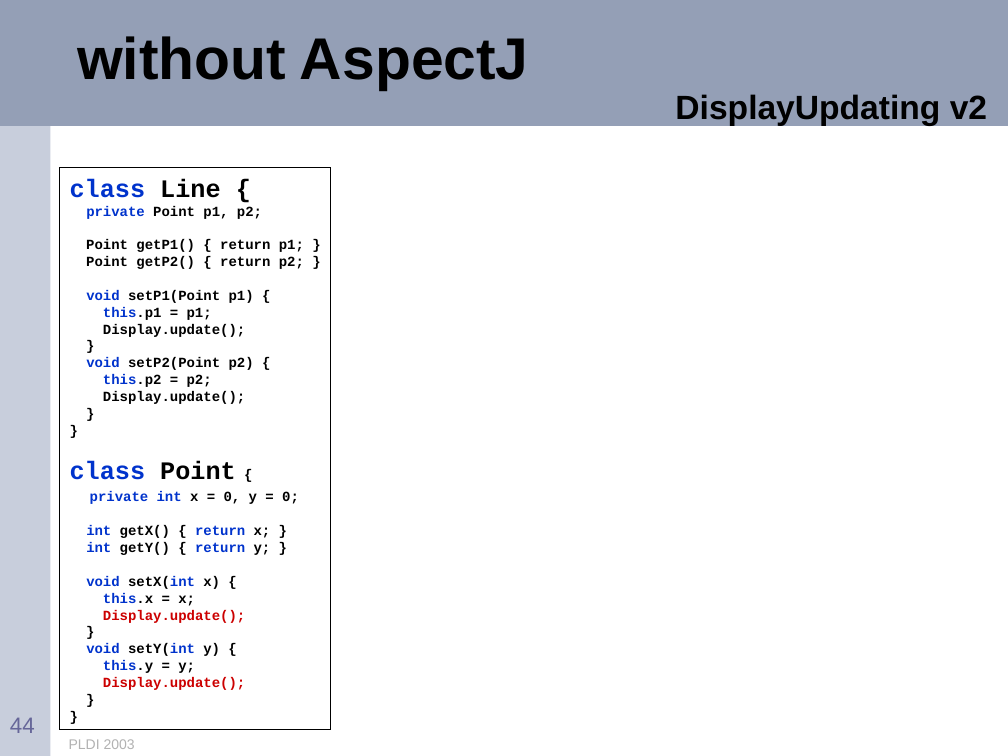
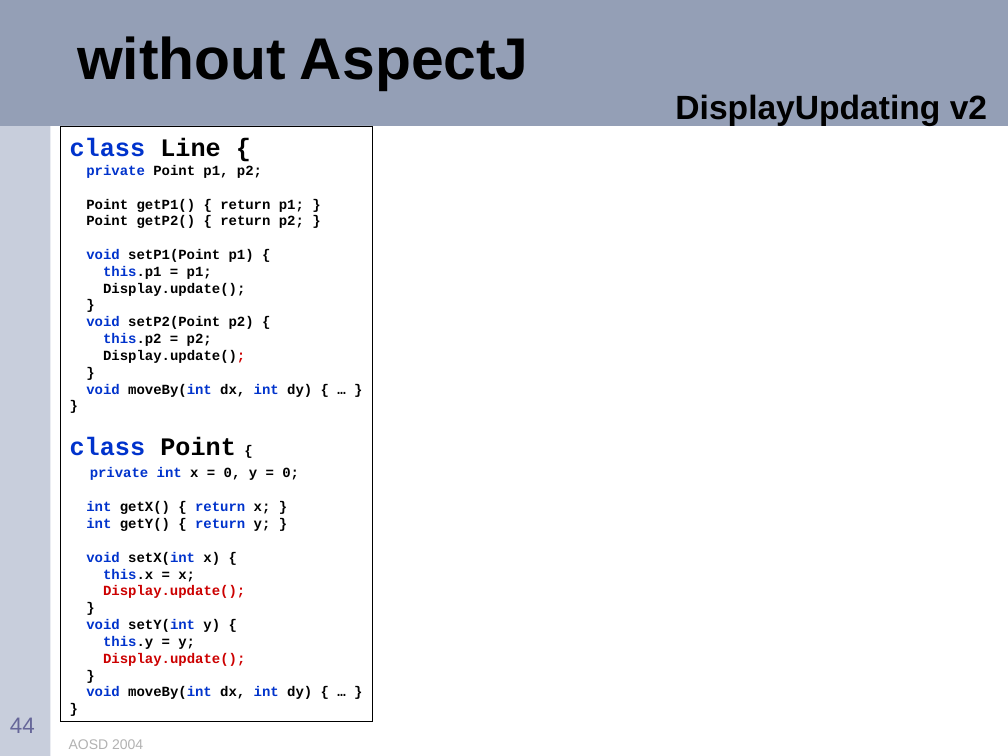
Before and after one commit to eclipse-aspectj/aspectj, a slide deck: slide 44 of docs/teaching/tutorial.ppt. Drawn at 1008x756 pixels with LibreOffice and Linux fonts; fonts in the diff are those of the drawing. Boxes give left, top, right and bottom in pixels: in the first picture for what was removed or moved away, otherwise in the second. Text is boxed around its words. In the diff, an @@ line names an element or a change of style, - is before the commit and + after.

Commit message:
updated tutorial for AOSD 2004

```diff
--- a/docs/teaching/tutorial.ppt
+++ b/docs/teaching/tutorial.ppt
@@ rectangle "class Line {" resized from (x1=59, y1=167, x2=331, y2=730) to (x1=59, y1=126, x2=372, y2=722) @@
@@ text in rectangle at (x1=103, y1=350, x2=245, y2=363): text colour #000000 to #CC0000 in "Display.update();" @@
@@ text in rectangle at (x1=86, y1=384, x2=312, y2=397): paragraph added @@
+void moveBy(int dx, int dy) { … }
@@ text in rectangle at (x1=86, y1=686, x2=312, y2=699): paragraph added @@
+void moveBy(int dx, int dy) { … }
@@ text at (x1=69, y1=739, x2=143, y2=749): text changed @@
-PLDI 2003
+AOSD 2004
```
Also in this commit, not shown: 106 other slides changed, 8 slides added, 4 slides removed.
